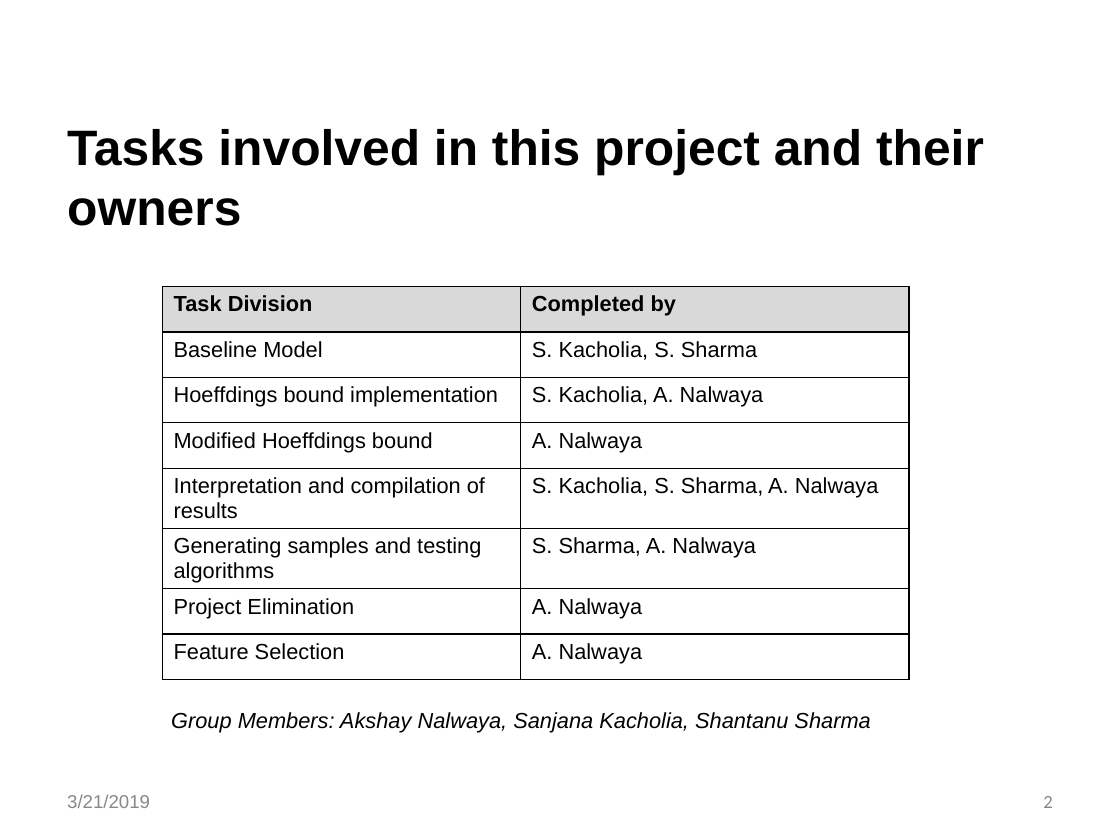
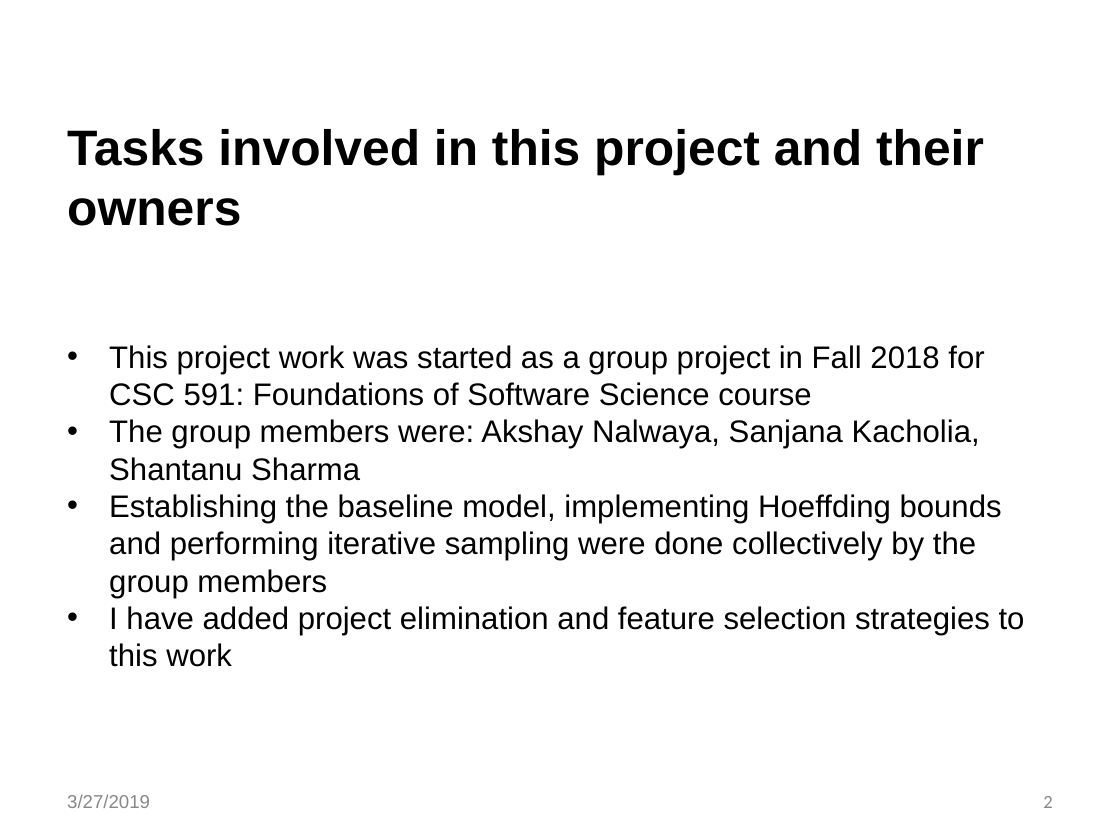
Before and after one commit to akshaynalwaya/Thesis-project-Bellwethers, a slide deck: slide 2 of Bellwethers.pptx. Drawn at 1120x840 pixels with LibreOffice and Linux fonts; fonts in the diff are those of the drawing; background and template pictures are left out. Boxes give left, top, right and bottom in pixels: in the first picture for what was removed or moved away, otherwise in the second. Text is boxed around its words. In the diff, an @@ line names an element or a change of style, - is before the commit and + after.

Commit message:
minor changes to the slides

```diff
--- a/Bellwethers.pptx
+++ b/Bellwethers.pptx
@@ table removed at (162,287,909,687), 8 rows, 2 columns @@
-Task Division | Completed by
-Baseline Model | S. Kacholia, S. Sharma
-Hoeffdings bound implementation | S. Kacholia, A. Nalwaya
-Modified Hoeffdings bound | A. Nalwaya
-Interpretation and compilation of results | S. Kacholia, S. Sharma, A. Nalwaya
-Generating samples and testing algorithms | S. Sharma, A. Nalwaya
-Project Elimination | A. Nalwaya
-Feature Selection | A. Nalwaya
@@ text added at (109,345,1025,667), 20 pt, text #000000 @@
+• This project work was started as a group project in Fall 2018 for CSC 591: Foundations of Software Science course
+• The group members were: Akshay Nalwaya, Sanjana Kacholia, Shantanu Sharma
+• Establishing the baseline model, implementing Hoeffding bounds and performing iterative sampling were done collectively by the group members
+• I have added project elimination and feature selection strategies to this work
@@ text removed at (171,712,870,732) @@
-Group Members: Akshay Nalwaya, Sanjana Kacholia, Shantanu Sharma
@@ text at (67,794,150,808): text changed @@
-3/21/2019
+3/27/2019
```
Also in this commit, not shown: 22 other slides changed, 5 slides added, 11 other files.
